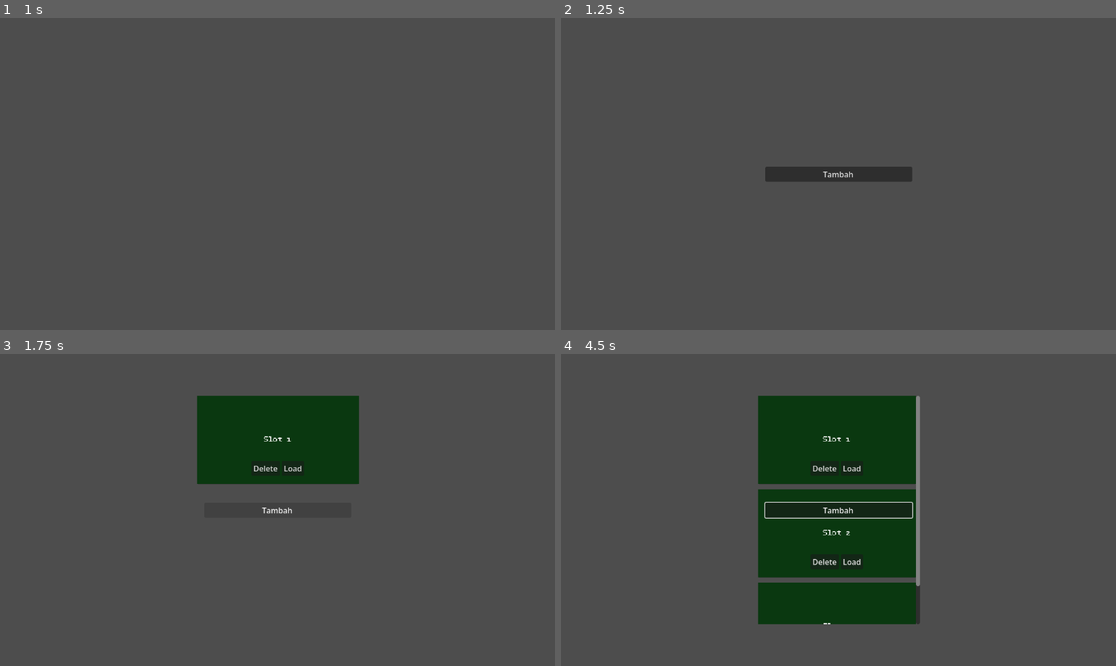
Above: before the commit, frames 1-4 (two rows, left to right).
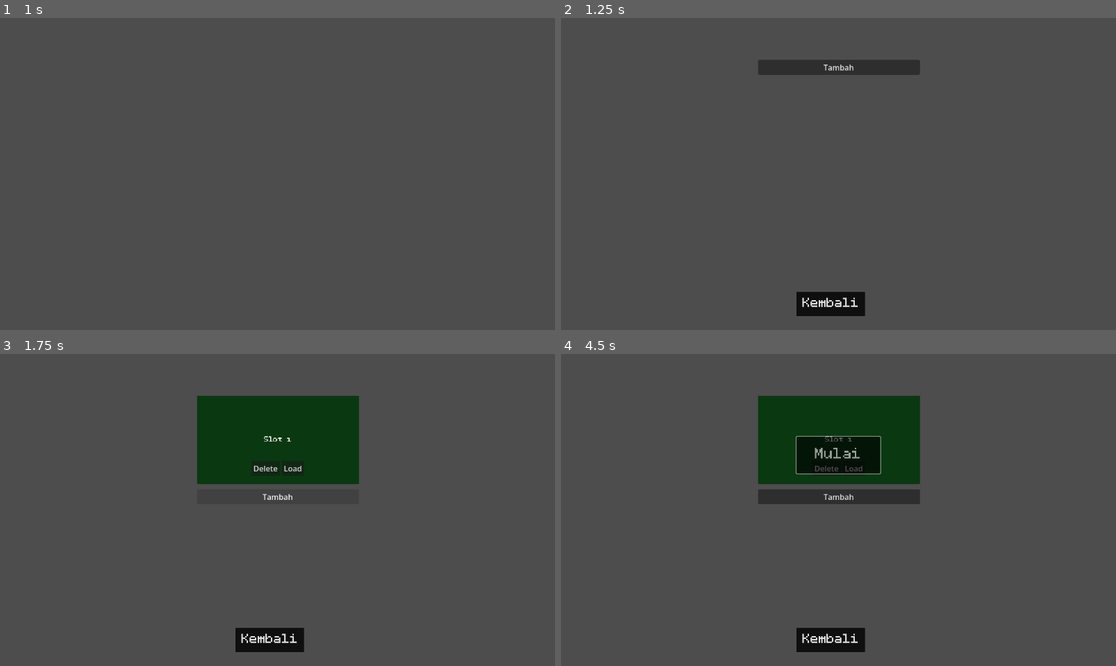
Above: after the commit, the same moments.

Repository: azizul987/Sawit-io
Game: Godot game, scene res://Scene/MainMenui.tscn
The game is run twice, just before and just after one commit, with the same random seed, the same clock (stepped at 60 frames per second) and the same inputs.
Inputs (mouse positions are in pixels of both pictures, inside the frame that each line leads up to):
- Up to frame 1 (1 s): click "Mulai" at 0.5 s
- Up to frame 2 (1.25 s): no input
- Up to frame 3 (1.75 s): click "Tambah" at 1.25 s
- Up to frame 4 (4.5 s): click (832, 641) at 2 s, where only the run after the commit has a clickable "Kembali"; click (838, 534) at 2.75 s, where only the run after the commit has a clickable "Mulai"; tap Enter at 3.5 s; move the mouse to (960, 494) at 3.52 s; hold Right (ui_right) 3.53-4.25 s; hold M (add_coin) 3.53-4.25 s; click (960, 494) at 3.67 s; tap Space at 4.25 s; drag from (727, 525) to (810, 572) at 4.27 s

Frame 1 is identical in both runs. In frame 2, 3.6% of the frame differs, in the area x 35-65%, y 13-96%; in frame 3, 1.0%; in frame 4, 15%.

Commit message:
fix main menu

Diff:
--- a/Logic/skrip/map.gd
+++ b/Logic/skrip/map.gd
@@ -115,14 +115,9 @@
 	return polygon.global_transform * center_local
 
 func _on_skill_button_pressedd(wilayah):
-	var data_wilayah: Wilayah = wilayah.get("data") as Wilayah
-
-	if data_wilayah == null:
-		return
+	var data_wilayah: Wilayah = wilayah.data as Wilayah
 
 	data_wilayah.terbuka_default = true
-
-	if wilayah.has_method("perbarui_tampilan"):
-		wilayah.perbarui_tampilan()
+	wilayah.perbarui_tampilan()
 
 	SaveManager.save_status_wilayah(daftar_wilayah)
--- a/Scene/MainMenui.tscn
+++ b/Scene/MainMenui.tscn
@@ -2,6 +2,9 @@
 
 [ext_resource type="Script" uid="uid://b2lrd72cb72u2" path="res://Scene/main_menui.gd" id="1_0h56x"]
 [ext_resource type="FontFile" uid="uid://bgj0m7o0vpyqi" path="res://temp tekture/font/BPdotsSquareBold.otf" id="1_k3gr3"]
+
+[sub_resource type="StyleBoxFlat" id="StyleBoxFlat_3r8ox"]
+bg_color = Color(0.060530342, 0.060530365, 0.060530297, 1)
 
 [sub_resource type="StyleBoxFlat" id="StyleBoxFlat_0h56x"]
 bg_color = Color(0, 0, 0, 1)
@@ -130,21 +133,21 @@
 size_flags_horizontal = 3
 theme_override_constants/separation = 11
 
-[node name="Add" type="Button" parent="CanvasLayer/SaveMenu" unique_id=1660065971]
+[node name="Add" type="Button" parent="CanvasLayer/SaveMenu/ScrollContainer/VBoxContainer" unique_id=1660065971]
 custom_minimum_size = Vector2(305, 31)
-layout_mode = 1
-anchors_preset = 8
-anchor_left = 0.5
-anchor_top = 0.5
-anchor_right = 0.5
-anchor_bottom = 0.5
-offset_left = -153.5
-offset_top = -15.5
-offset_right = 151.5
-offset_bottom = 15.5
-grow_horizontal = 2
-grow_vertical = 2
+layout_mode = 2
 text = "Tambah"
+
+[node name="Kembali" type="Button" parent="CanvasLayer/SaveMenu" unique_id=690110870]
+layout_mode = 0
+offset_left = 488.1963
+offset_top = 569.11584
+offset_right = 630.1963
+offset_bottom = 618.81586
+theme_override_fonts/font = ExtResource("1_k3gr3")
+theme_override_font_sizes/font_size = 28
+theme_override_styles/normal = SubResource("StyleBoxFlat_3r8ox")
+text = "Kembali"
 
 [node name="Menu_Awal" type="Control" parent="CanvasLayer" unique_id=370296056]
 modulate = Color(1, 1, 1, 0)
@@ -178,4 +181,5 @@
 [node name="AnimationPlayer" type="AnimationPlayer" parent="." unique_id=1856931493]
 libraries/ = SubResource("AnimationLibrary_w84f2")
 
+[connection signal="pressed" from="CanvasLayer/SaveMenu/Kembali" to="." method="_on_kembali_pressed"]
 [connection signal="button_up" from="CanvasLayer/Menu_Awal/Button" to="." method="hide_menu_awal"]
--- a/Scene/main_menui.gd
+++ b/Scene/main_menui.gd
@@ -3,7 +3,7 @@
 const SAVE_SLOT_SCENE = preload("res://Logic/object_For_skrip/SaveSlotItem.tscn")
 
 @onready var slot_container = $CanvasLayer/SaveMenu/ScrollContainer/VBoxContainer
-@onready var add_button =$CanvasLayer/SaveMenu/Add
+@onready var add_button =$CanvasLayer/SaveMenu/ScrollContainer/VBoxContainer/Add
 # Called when the node enters the scene tree for the first time.
 func _ready() -> void:
 	show_menu_awal()
@@ -26,11 +26,22 @@
 	#await $AnimationPlayer.animation_finished
 	$CanvasLayer/SaveMenu.show()
 
-func _refresh_slots():
+func _refresh_slots() -> void:
 	for child in slot_container.get_children():
+		if child == add_button:
+			continue
+
+		slot_container.remove_child(child)
 		child.queue_free()
+
 	for slot_num in SaveManager.get_all_used_slots():
 		_create_slot_ui(slot_num)
+
+	# Pindahkan tombol Add ke posisi paling bawah.
+	slot_container.move_child(
+		add_button,
+		slot_container.get_child_count() - 1
+	)
 
 func _create_slot_ui(slot_num: int):
 	var slot_ui = SAVE_SLOT_SCENE.instantiate()
@@ -53,3 +64,7 @@
 func _on_slot_delete(slot_num: int):
 	SaveManager.delete_slot(slot_num)
 	_refresh_slots()
+
+func _on_kembali_pressed() -> void:
+	$CanvasLayer/SaveMenu.hide()
+	show_menu_awal()
